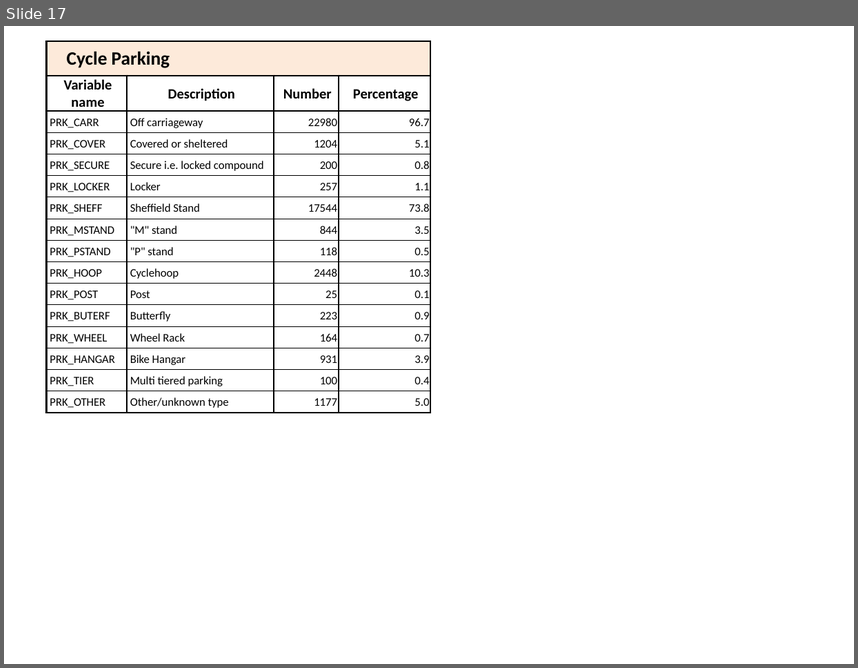
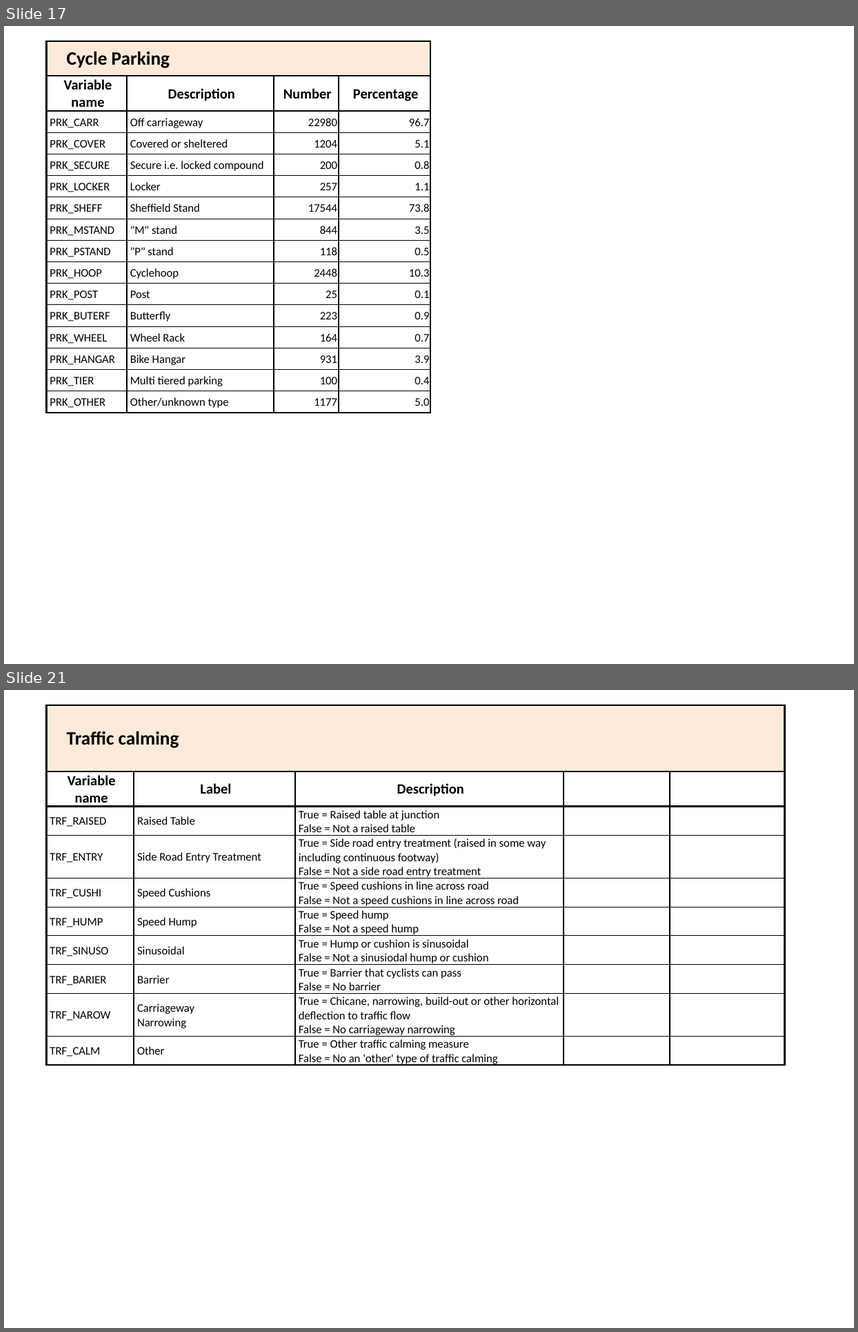
Before and after one commit to PublicHealthDataGeek/Diss, a slide deck: Results tables.pptx. Shown one above the other, each under a label of ours: slide 17 before the commit, slides 17 and 21 after it; the slides between them are not shown. The pictures are 858x668 and 858x1332 pixels, drawn with LibreOffice and Linux fonts; fonts in the diff are those of the drawing. Boxes give left, top, right and bottom in pixels: in the first picture for what was removed or moved away, otherwise in the second. Text is boxed around its words. In the diff, an @@ line names an element or a change of style, - is before the commit and + after.

```diff
--- a/Results tables.pptx
+++ b/Results tables.pptx
@@ slide 21 added at box(4, 690, 854, 1328), background #FFFFFF @@
@@ table added at box(47, 705, 785, 1067), 10 rows, 5 columns @@
+Traffic calming |  |  |  | 
+Variable name | Label | Description |  | 
+TRF_RAISED | Raised Table | True = Raised table at junction False = Not a raised table |  | 
+TRF_ENTRY | Side Road Entry Treatment | True = Side road entry treatment (raised in some way including continuous footway) False = Not a side road entry treatment |  | 
+TRF_CUSHI | Speed Cushions | True = Speed cushions in line across road False = Not a speed cushions in line across road |  | 
+TRF_HUMP | Speed Hump | True = Speed hump False = Not a speed hump |  | 
+TRF_SINUSO | Sinusoidal | True = Hump or cushion is sinusoidal False = Not a sinusiodal hump or cushion |  | 
+TRF_BARIER | Barrier | True = Barrier that cyclists can pass False = No barrier |  | 
+TRF_NAROW | Carriageway / Narrowing | True = Chicane, narrowing, build-out or other horizontal deflection to traffic flow False = No carriageway narrowing |  | 
+TRF_CALM | Other | True = Other traffic calming measure False = No an 'other' type of traffic calming |  | 
```
Also in this commit, not shown: 3 other slides added, 26 other files.
